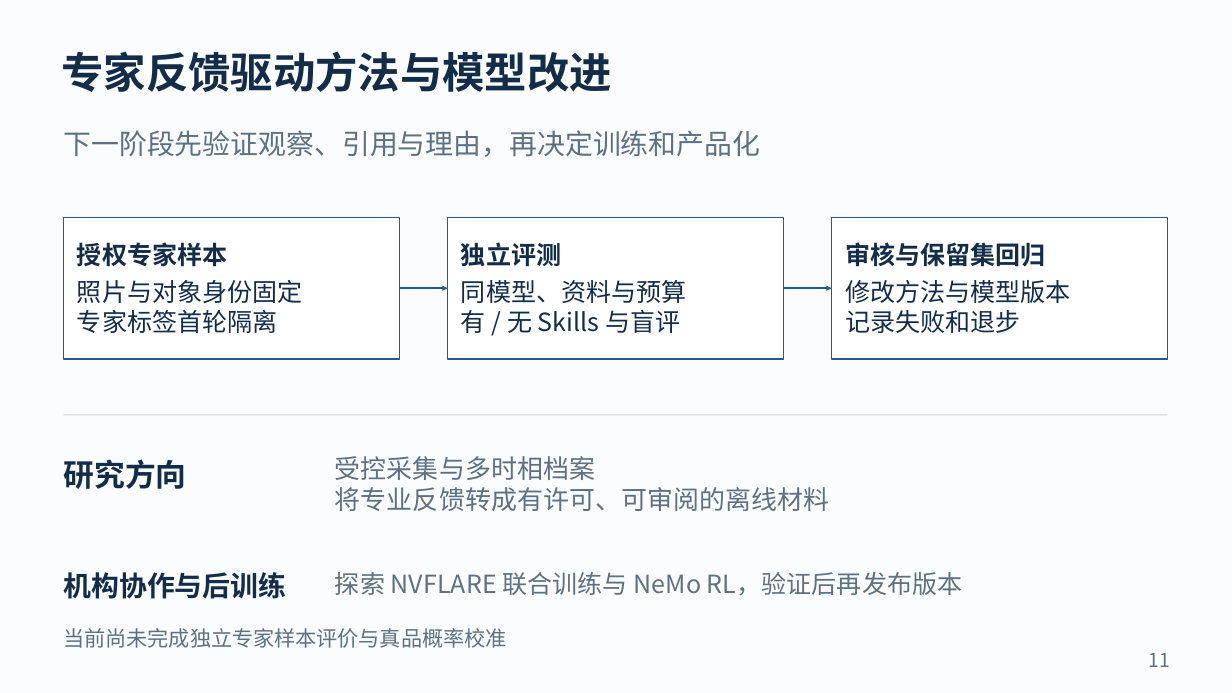
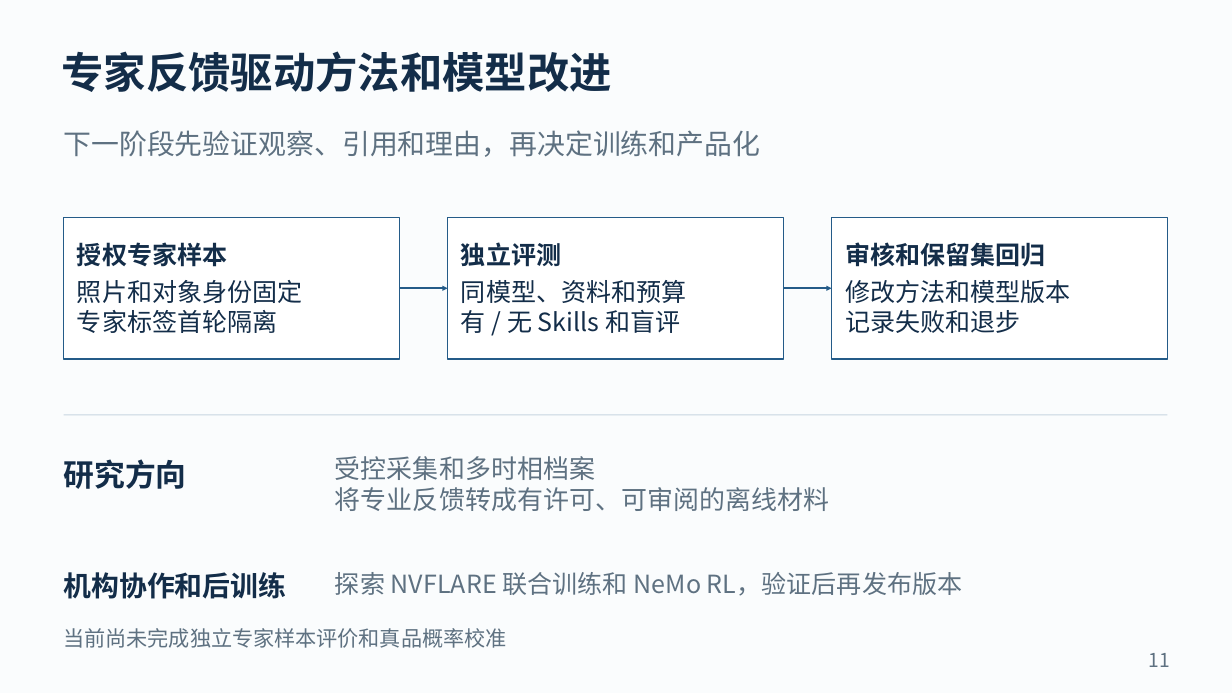
Before and after one commit to dingyucanada/cizheng-agent-skills, a slide deck: slide 11 of site/assets/cizheng-pitch-v07.pptx. Drawn at 1232x693 pixels with LibreOffice and Linux fonts; fonts in the diff are those of the drawing. Boxes give left, top, right and bottom in pixels: in the first picture for what was removed or moved away, otherwise in the second. Text is boxed around its words. In the diff, an @@ line names an element or a change of style, - is before the commit and + after.

Commit message:
完善中文路演和当前模型部署说明

```diff
--- a/site/assets/cizheng-pitch-v07.pptx
+++ b/site/assets/cizheng-pitch-v07.pptx
@@ text at (62, 51, 612, 92): text changed @@
-专家反馈驱动方法与模型改进
+专家反馈驱动方法和模型改进
@@ text at (64, 130, 761, 157): text changed @@
-下一阶段先验证观察、引用与理由，再决定训练和产品化
+下一阶段先验证观察、引用和理由，再决定训练和产品化
@@ text in rectangle at (845, 242, 1071, 303): text changed @@
-审核与保留集回归
-修改方法与模型版本
+审核和保留集回归
+修改方法和模型版本
@@ text in rectangle at (77, 280, 303, 303): text changed @@
-照片与对象身份固定
+照片和对象身份固定
@@ text in rectangle at (461, 280, 687, 333): text changed @@
-同模型、资料与预算
-有 / 无 Skills 与盲评
+同模型、资料和预算
+有 / 无 Skills 和盲评
@@ text at (335, 456, 595, 480): text changed @@
-受控采集与多时相档案
+受控采集和多时相档案
@@ text at (64, 572, 287, 599): text changed @@
-机构协作与后训练
+机构协作和后训练
@@ text at (335, 572, 962, 596): text changed @@
-探索 NVFLARE 联合训练与 NeMo RL，验证后再发布版本
+探索 NVFLARE 联合训练和 NeMo RL，验证后再发布版本
@@ text at (64, 628, 507, 648): text changed @@
-当前尚未完成独立专家样本评价与真品概率校准
+当前尚未完成独立专家样本评价和真品概率校准
```
Also in this commit, not shown: 11 other slides changed, 1 slide added, 26 other files.
